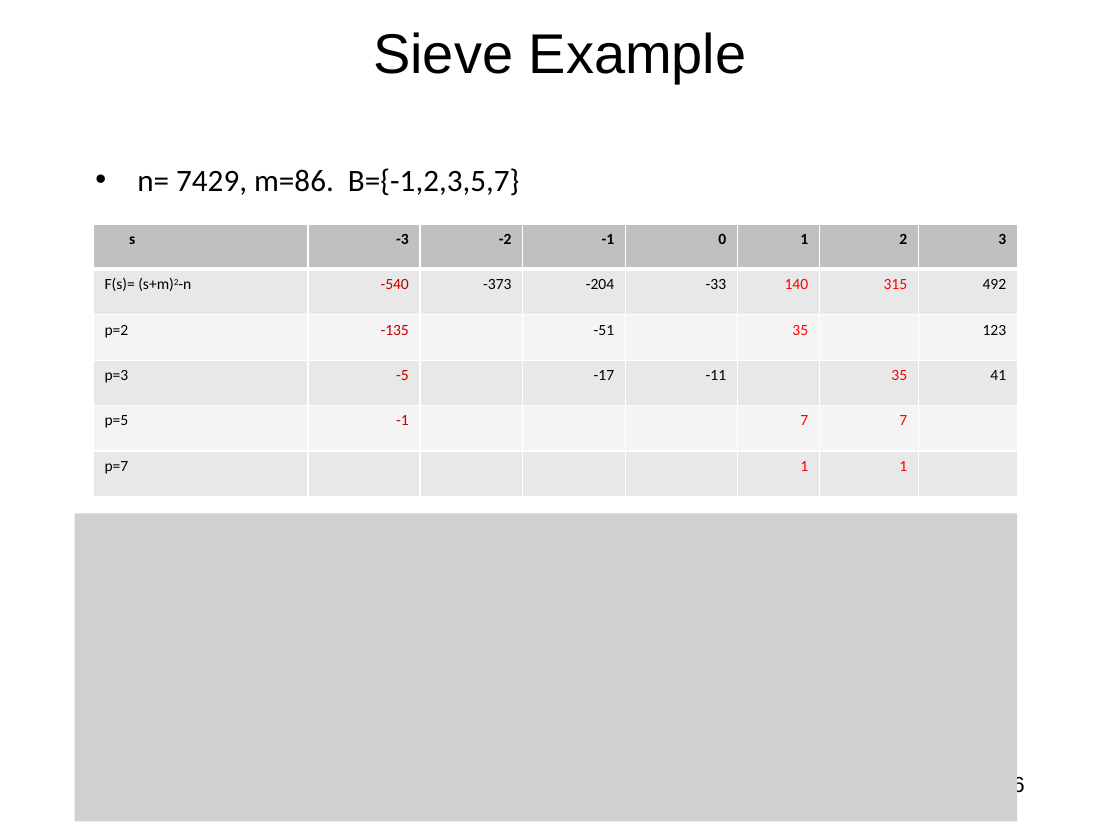
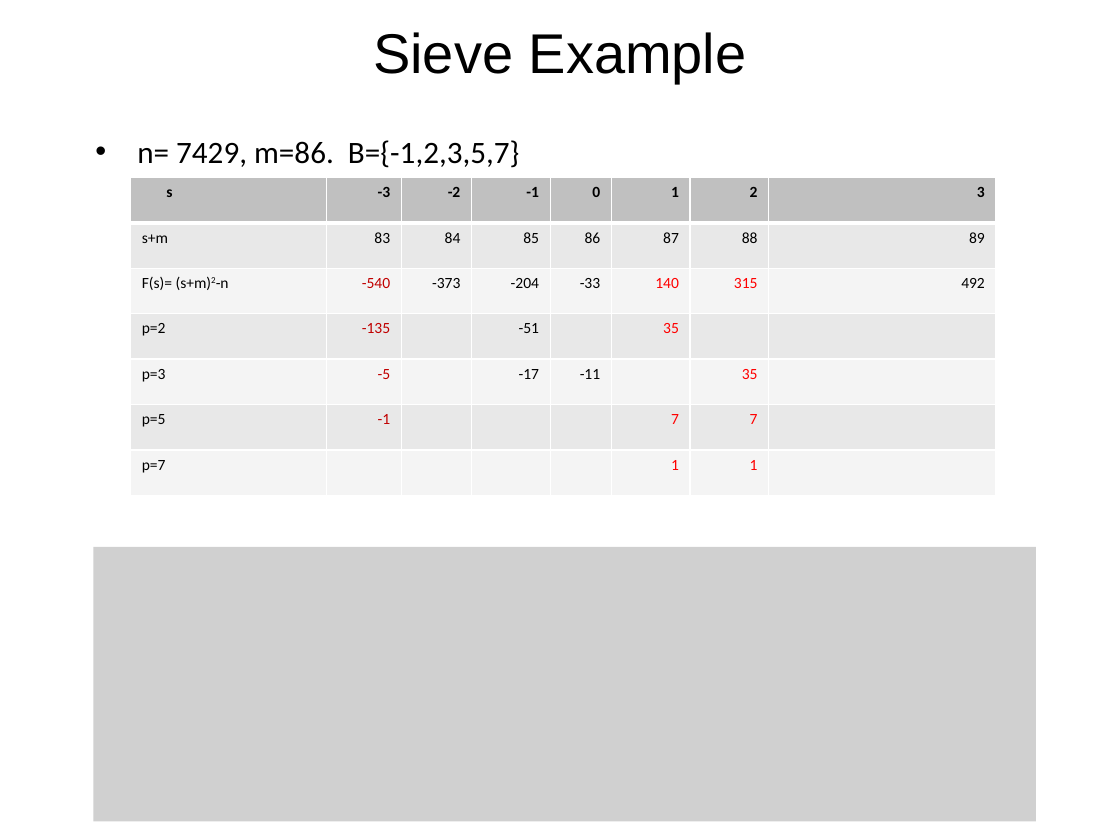
Before and after one commit to jlmucb/class_notes, a slide deck: slide 86 of BerkeleyClass/CS290Spring2013/Lectures/Cryptoclass7.pptx. Drawn at 1120x840 pixels with LibreOffice and Linux fonts; fonts in the diff are those of the drawing; grey boxes stand for pictures. Boxes give left, top, right and bottom in pixels: in the first picture for what was removed or moved away, otherwise in the second. Text is boxed around its words. In the diff, an @@ line names an element or a change of style, - is before the commit and + after.

```diff
--- a/BerkeleyClass/CS290Spring2013/Lectures/Cryptoclass7.pptx
+++ b/BerkeleyClass/CS290Spring2013/Lectures/Cryptoclass7.pptx
@@ text "n= 7429, m=86. B={-1,2,3,5,7}": place and size @@
-text "n= 7429, m=86. B={-1,2,3,5,7}" at <box>137,168,520,196</box>
+text "n= 7429, m=86. B={-1,2,3,5,7}" at <box>137,140,520,168</box>
@@ table at <box>131,177,997,528</box> @@
+row 2: s+m | 83 | 84 | 85 | 86 | 87 | 88 | 89
-row 4, column 8: 123
+row 4, column 8: 
-row 5, column 8: 41
+row 5, column 8: 
@@ table: place and size @@
-table at <box>93,224,1017,496</box>
+table at <box>131,177,997,528</box>
@@ picture: place and size @@
-picture at <box>75,513,1018,821</box>
+picture at <box>93,547,1036,821</box>
@@ page number removed at <box>1000,775,1024,797</box> @@
-86
```
Also in this commit, not shown: 1 other file.
